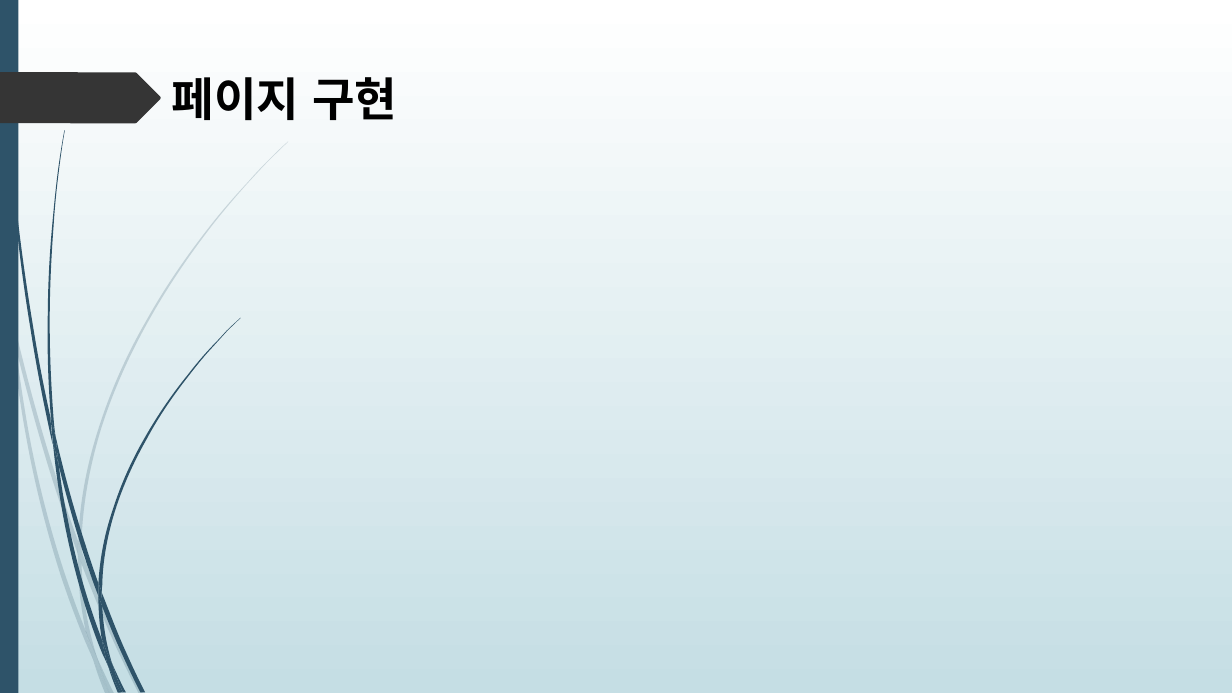
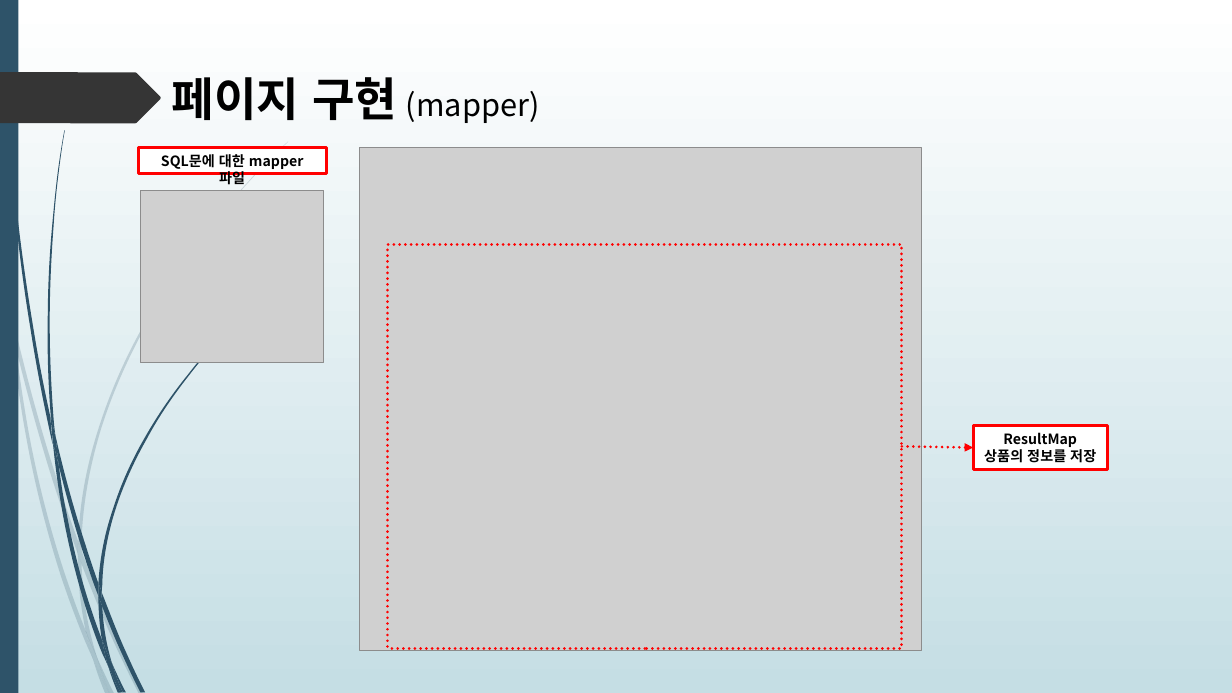
Before and after one commit to himediaai/DongOuk, a slide deck: slide 7 of 쇼핑몰.pptx (slide 5 before the commit). Drawn at 1232x693 pixels with LibreOffice and Linux fonts; fonts in the diff are those of the drawing; grey boxes stand for pictures. Boxes give left, top, right and bottom in pixels: in the first picture for what was removed or moved away, otherwise in the second. Text is boxed around its words. In the diff, an @@ line names an element or a change of style, - is before the commit and + after.

```diff
--- a/쇼핑몰.pptx
+++ b/쇼핑몰.pptx
@@ text at [172, 77, 540, 123]: text changed; size 36 to 24 pt; bold off @@
-페이지 구현
+페이지 구현 (mapper)
@@ rectangle added at [138, 148, 326, 175], fill #FFFFFF, outline #FF0000 2.25 pt, 11 pt, text #000000, bold @@
+SQL문에 대한 mapper 파일
@@ picture added at [360, 148, 921, 652] @@
@@ picture added at [140, 190, 324, 363] @@
@@ rectangle added at [388, 245, 902, 649], outline #FF0000 2.25 pt dashed @@
@@ arrow added from (902, 446) to (973, 447), #FF0000 2.25 pt dashed @@
@@ rectangle added at [973, 426, 1107, 470], fill #FFFFFF, outline #FF0000 2.25 pt, 11 pt, text #000000, bold @@
+ResultMap
+상품의 정보를 저장
```
Also in this commit, not shown: 1 other slide changed, 6 slides added.
